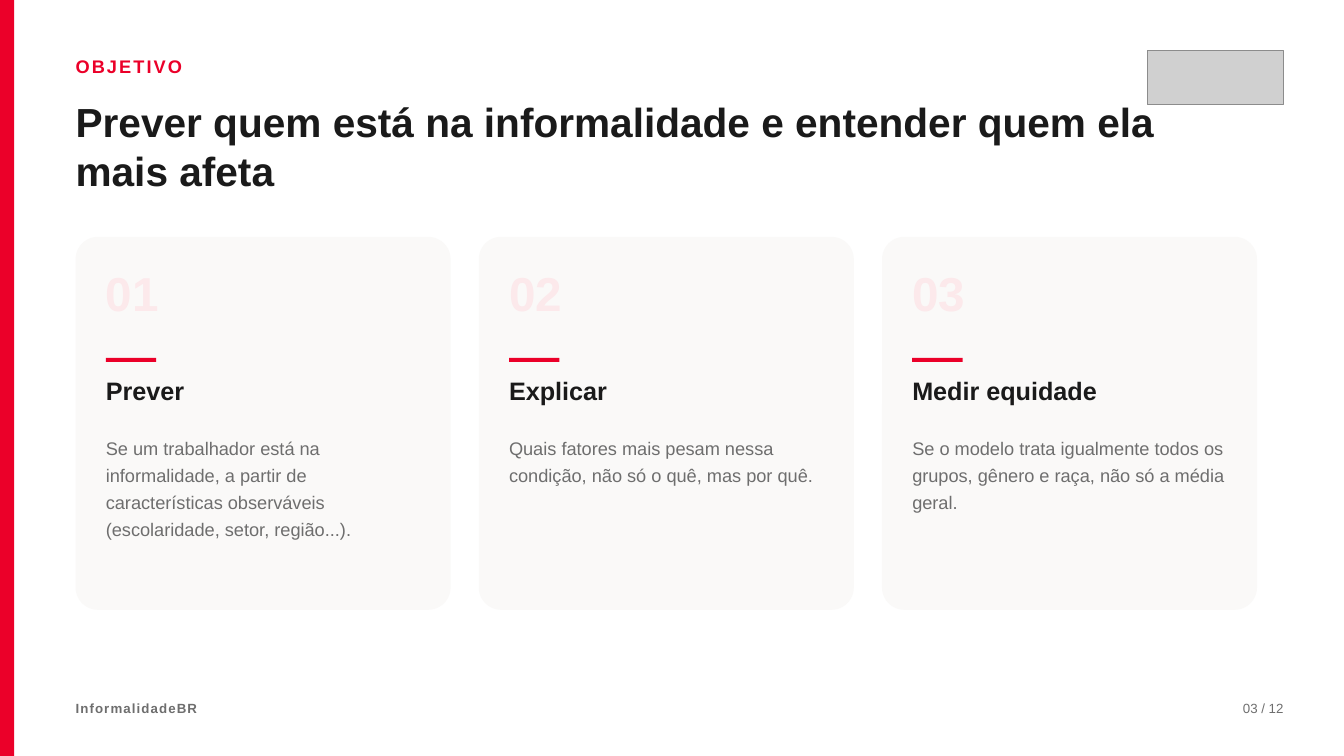
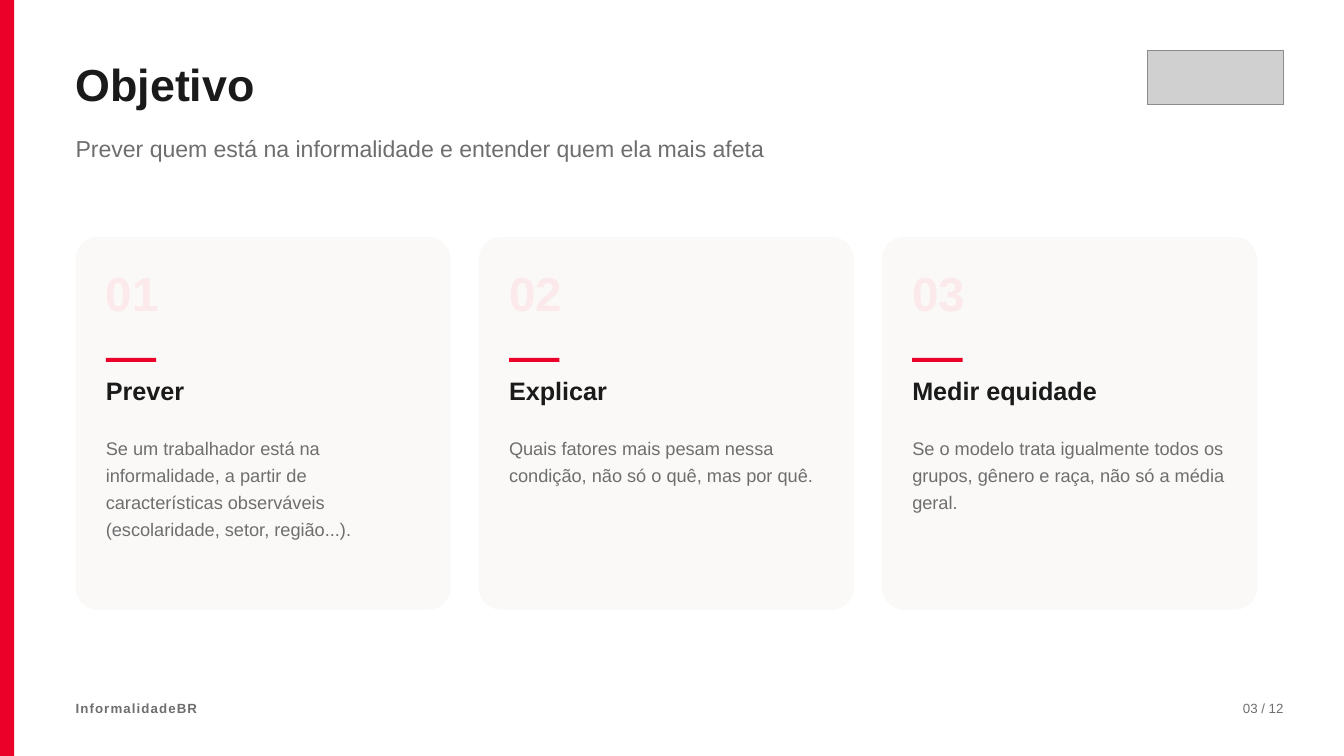
Before and after one commit to gui-ramon/pipeline-hands-on-engenharia-de-dados, a slide deck: slide 3 of apresentacao/InformalidadeBR - Apresentacao.pptx. Drawn at 1344x756 pixels with LibreOffice and Linux fonts; fonts in the diff are those of the drawing; grey boxes stand for pictures. Boxes give left, top, right and bottom in pixels: in the first picture for what was removed or moved away, otherwise in the second. Text is boxed around its words. In the diff, an @@ line names an element or a change of style, - is before the commit and + after.

```diff
--- a/apresentacao/InformalidadeBR - Apresentacao.pptx
+++ b/apresentacao/InformalidadeBR - Apresentacao.pptx
@@ text at [76, 68, 255, 110]: text changed; size 13 to 32 pt; text colour #EB0029 to #1A1A1A @@
-OBJETIVO
+Objetivo
@@ text "Prever quem está na informalidade ...": place and size @@
-text "Prever quem está na informalidade ..." at [76, 107, 1153, 187]
+text "Prever quem está na informalidade ..." at [76, 140, 764, 162]
@@ text "Prever quem está na informalidade ..." at [76, 140, 764, 162]: size 29 to 16.5 pt, text colour #1A1A1A to #6E6E6E, bold off; line spacing 1.02 to 1.2 @@
```
Also in this commit, not shown: 10 other slides changed, 1 slide added, 7 other files.
